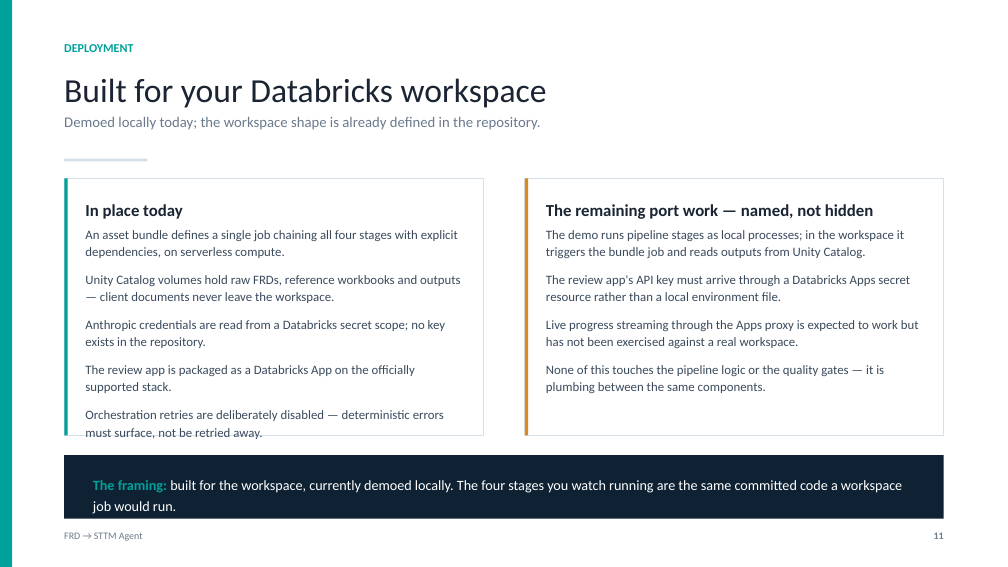
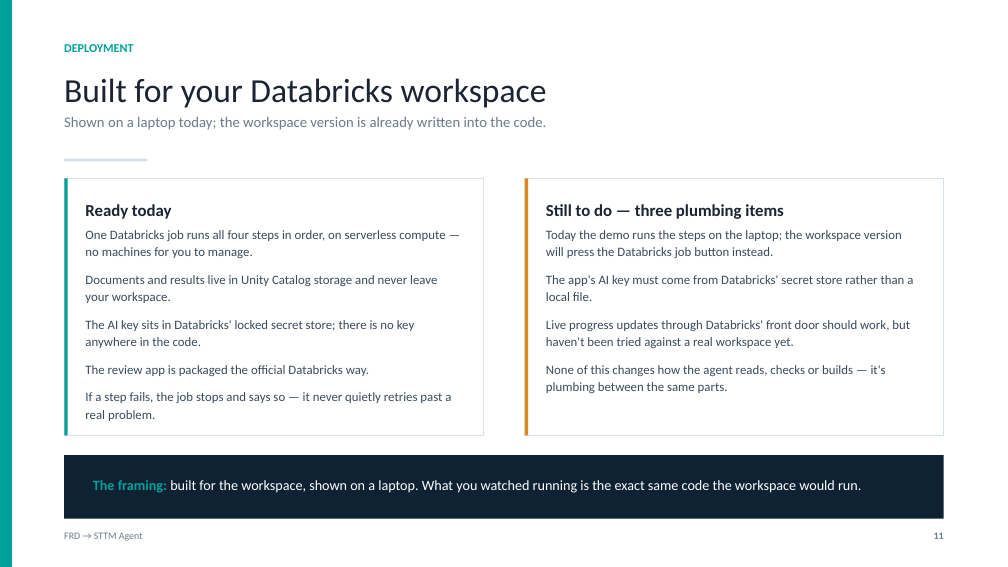
Before and after one commit to ArjunP4Hexaware/frd-to-sttm-agent-v2, a slide deck: slide 11 of docs/FRD_to_STTM_Agent_Demo.pptx. Drawn at 1008x567 pixels with LibreOffice and Linux fonts; fonts in the diff are those of the drawing. Boxes give left, top, right and bottom in pixels: in the first picture for what was removed or moved away, otherwise in the second. Text is boxed around its words. In the diff, an @@ line names an element or a change of style, - is before the commit and + after.

```diff
--- a/docs/FRD_to_STTM_Agent_Demo.pptx
+++ b/docs/FRD_to_STTM_Agent_Demo.pptx
@@ text at <box>64,117,547,130</box>: text changed @@
-Demoed locally today; the workspace shape is already defined in the repository.
+Shown on a laptop today; the workspace version is already written into the code.
@@ text at <box>85,204,172,219</box>: text changed @@
-In place today
+Ready today
@@ text at <box>546,204,783,219</box>: text changed @@
-The remaining port work — named, not hidden
+Still to do — three plumbing items
@@ text at <box>85,230,451,421</box>: text changed @@
-An asset bundle defines a single job chaining all four stages with explicit dependencies, on serverless compute.
-Unity Catalog volumes hold raw FRDs, reference workbooks and outputs — client documents never leave the workspace.
-Anthropic credentials are read from a Databricks secret scope; no key exists in the repository.
-The review app is packaged as a Databricks App on the officially supported stack.
-Orchestration retries are deliberately disabled — deterministic errors must surface, not be retried away.
+One Databricks job runs all four steps in order, on serverless compute — no machines for you to manage.
+Documents and results live in Unity Catalog storage and never leave your workspace.
+The AI key sits in Databricks' locked secret store; there is no key anywhere in the code.
+The review app is packaged the official Databricks way.
+If a step fails, the job stops and says so — it never quietly retries past a real problem.
@@ text at <box>546,230,913,393</box>: text changed @@
-The demo runs pipeline stages as local processes; in the workspace it triggers the bundle job and reads outputs from Unity Catalog.
-The review app's API key must arrive through a Databricks Apps secret resource rather than a local environment file.
-Live progress streaming through the Apps proxy is expected to work but has not been exercised against a real workspace.
-None of this touches the pipeline logic or the quality gates — it is plumbing between the same components.
+Today the demo runs the steps on the laptop; the workspace version will press the Databricks job button instead.
+The app's AI key must come from Databricks' secret store rather than a local file.
+Live progress updates through Databricks' front door should work, but haven't been tried against a real workspace yet.
+None of this changes how the agent reads, checks or builds — it's plumbing between the same parts.
@@ text at <box>93,480,861,493</box>: text changed @@
-The framing: built for the workspace, currently demoed locally. The four stages you watch running are the same committed code a workspace job would run.
+The framing: built for the workspace, shown on a laptop. What you watched running is the exact same code the workspace would run.
```
Also in this commit, not shown: 12 other slides changed, 1 other file.
